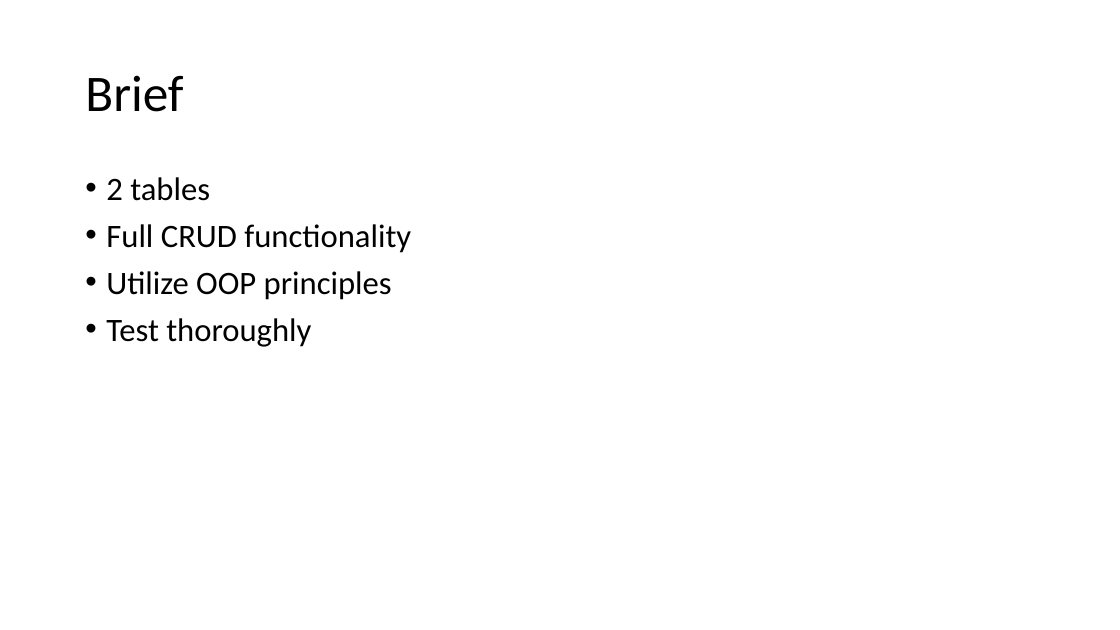
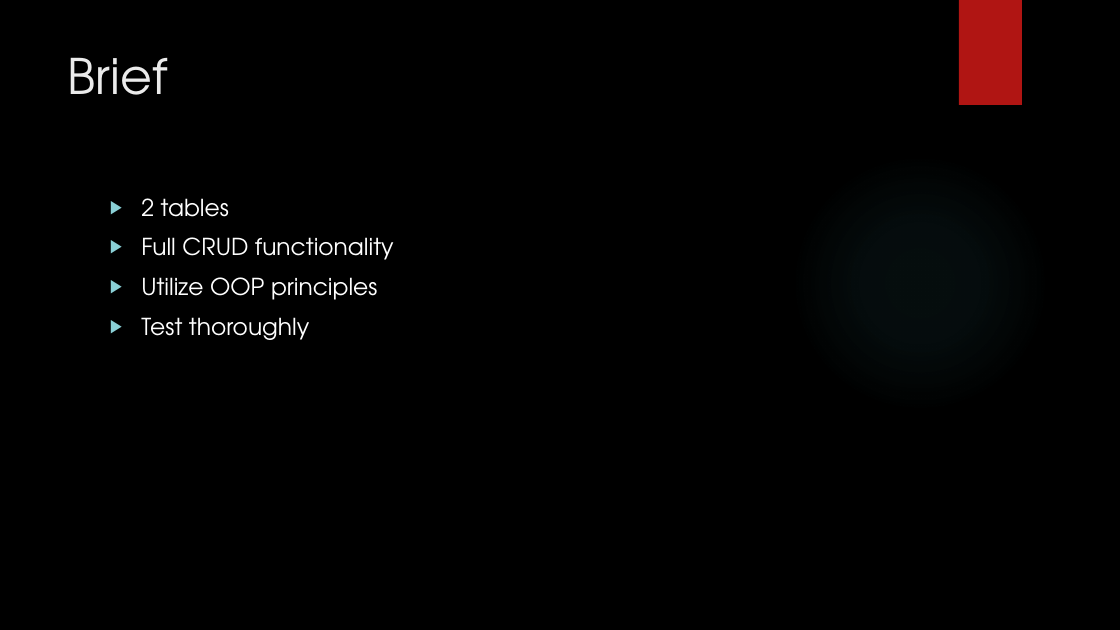
Before and after one commit to ChristopherBurns1996/1337Library, a slide deck: slide 2 of README Images/Solo Project Presentation.pptx. Drawn at 1120x630 pixels with LibreOffice and Linux fonts; fonts in the diff are those of the drawing; background and template pictures are left out. Boxes give left, top, right and bottom in pixels: in the first picture for what was removed or moved away, otherwise in the second. Text is boxed around its words. In the diff, an @@ line names an element or a change of style, - is before the commit and + after.

```diff
--- a/README Images/Solo Project Presentation.pptx
+++ b/README Images/Solo Project Presentation.pptx
@@ background #FFFFFF to picture (left out) @@
@@ rectangle added at <box>959,0,1022,105</box>, fill #B01513 @@
@@ title "Brief": place and size @@
-title "Brief" at <box>85,75,183,112</box>
+title "Brief" at <box>68,57,168,95</box>
@@ title "Brief" at <box>68,57,168,95</box>: size 44 to 42 pt, font Calibri to TeX Gyre Adventor, text colour #000000 to #EBEBEB; line spacing 0.9 to 1; vertical alignment middle to top @@
@@ ellipse added at <box>791,154,1049,413</box>, fill gradient #50B9C1 @@
@@ text "2 tables": place and size @@
-text "2 tables" at <box>106,177,411,347</box>
+text "2 tables" at <box>141,198,394,340</box>
@@ text "2 tables" at <box>141,198,394,340</box>: size 28 to 20 pt, font Calibri to TeX Gyre Adventor, text colour #000000 to #FFFFFF; bullet • to ▶; line spacing 0.9 to 1 @@
```
Also in this commit, not shown: 7 other slides changed, 3 slides added, 1 slide removed.
